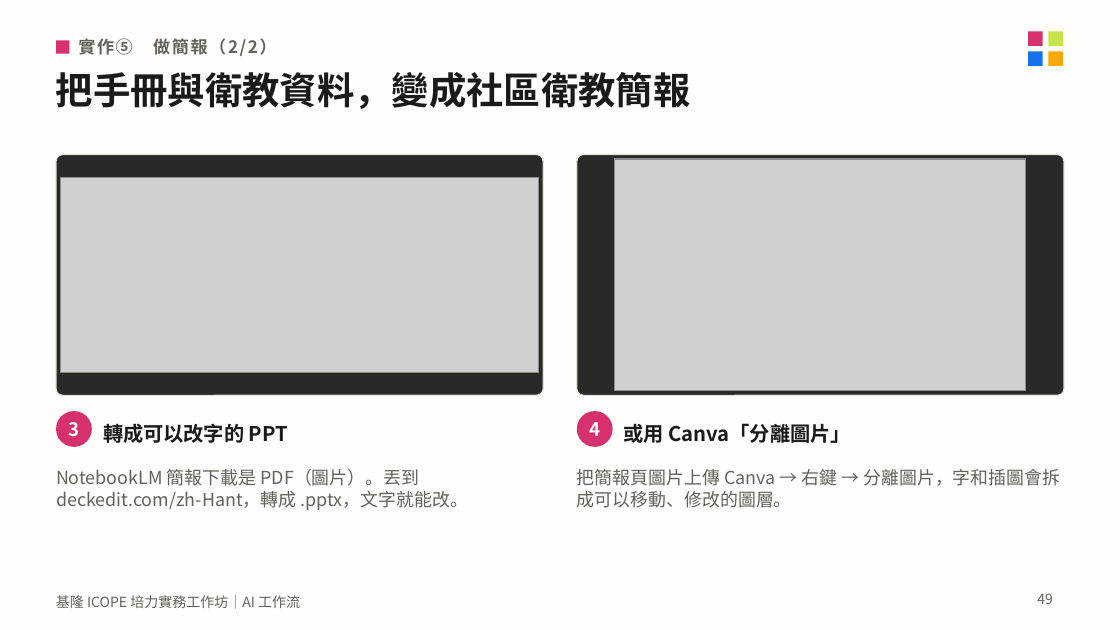
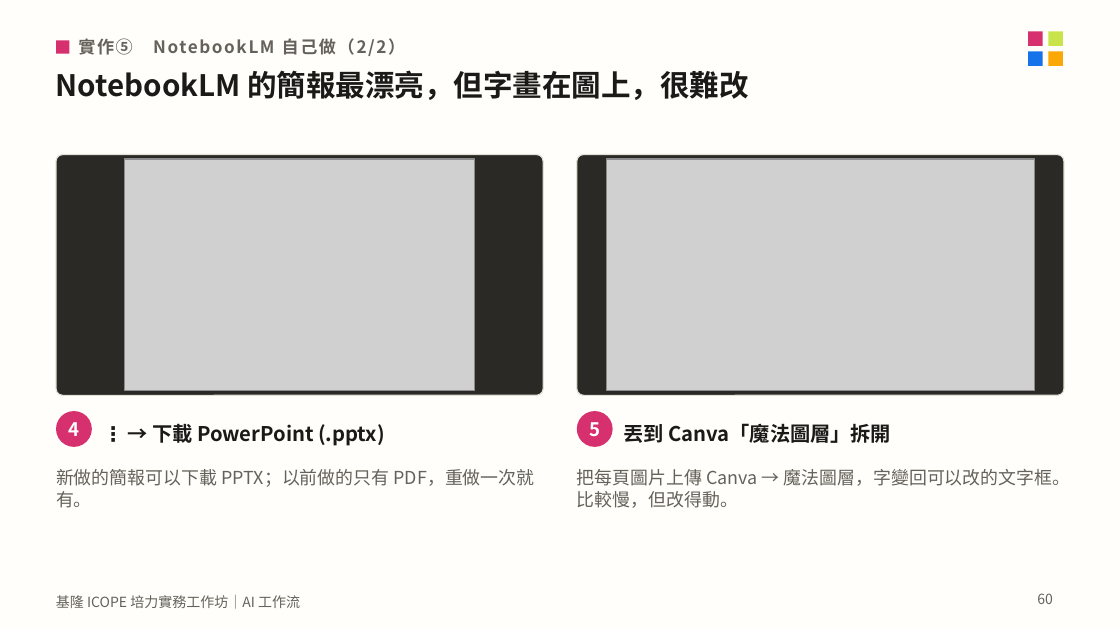
Before and after one commit to mattsue1003/keelung-icope-ai, a slide deck: slide 60 of 基隆ICOPE_AI工作坊_講義.pptx (slide 49 before the commit). Drawn at 1120x630 pixels with LibreOffice and Linux fonts; fonts in the diff are those of the drawing; grey boxes stand for pictures. Boxes give left, top, right and bottom in pixels: in the first picture for what was removed or moved away, otherwise in the second. Text is boxed around its words. In the diff, an @@ line names an element or a change of style, - is before the commit and + after.

```diff
--- a/基隆ICOPE_AI工作坊_講義.pptx
+++ b/基隆ICOPE_AI工作坊_講義.pptx
@@ text at bbox=[78, 38, 406, 56]: text changed @@
-實作⑤ 做簡報（2/2）
+實作⑤ NotebookLM 自己做（2/2）
@@ text at bbox=[56, 70, 748, 100]: text changed; size 24 to 19 pt @@
-把手冊與衛教資料，變成社區衛教簡報
+NotebookLM 的簡報最漂亮，但字畫在圖上，很難改
@@ picture: place and size @@
-picture at bbox=[60, 177, 539, 372]
+picture at bbox=[124, 159, 474, 391]
@@ picture: place and size @@
-picture at bbox=[615, 159, 1026, 391]
+picture at bbox=[606, 159, 1034, 391]
@@ text at bbox=[68, 422, 79, 436]: text changed @@
-3
+4
@@ text at bbox=[152, 423, 385, 446]: text changed @@
-轉成可以改字的 PPT
+⋮ → 下載 PowerPoint (.pptx)
@@ text at bbox=[589, 422, 600, 437]: text changed @@
-4
+5
@@ text at bbox=[624, 423, 891, 443]: text changed @@
-或用 Canva「分離圖片」
+丟到 Canva「魔法圖層」拆開
@@ text at bbox=[56, 469, 535, 508]: text changed @@
-NotebookLM 簡報下載是 PDF（圖片）。丟到 deckedit.com/zh-Hant，轉成 .pptx，文字就能改。
+新做的簡報可以下載 PPTX；以前做的只有 PDF，重做一次就有。
@@ text at bbox=[577, 469, 1071, 508]: text changed @@
-把簡報頁圖片上傳 Canva → 右鍵 → 分離圖片，字和插圖會拆成可以移動、修改的圖層。
+把每頁圖片上傳 Canva → 魔法圖層，字變回可以改的文字框。比較慢，但改得動。
@@ page number at bbox=[1037, 593, 1053, 604]: text changed @@
-49
+60
```
Also in this commit, not shown: 2 other slides changed, 13 slides added, 1 slide removed, 39 other files.
